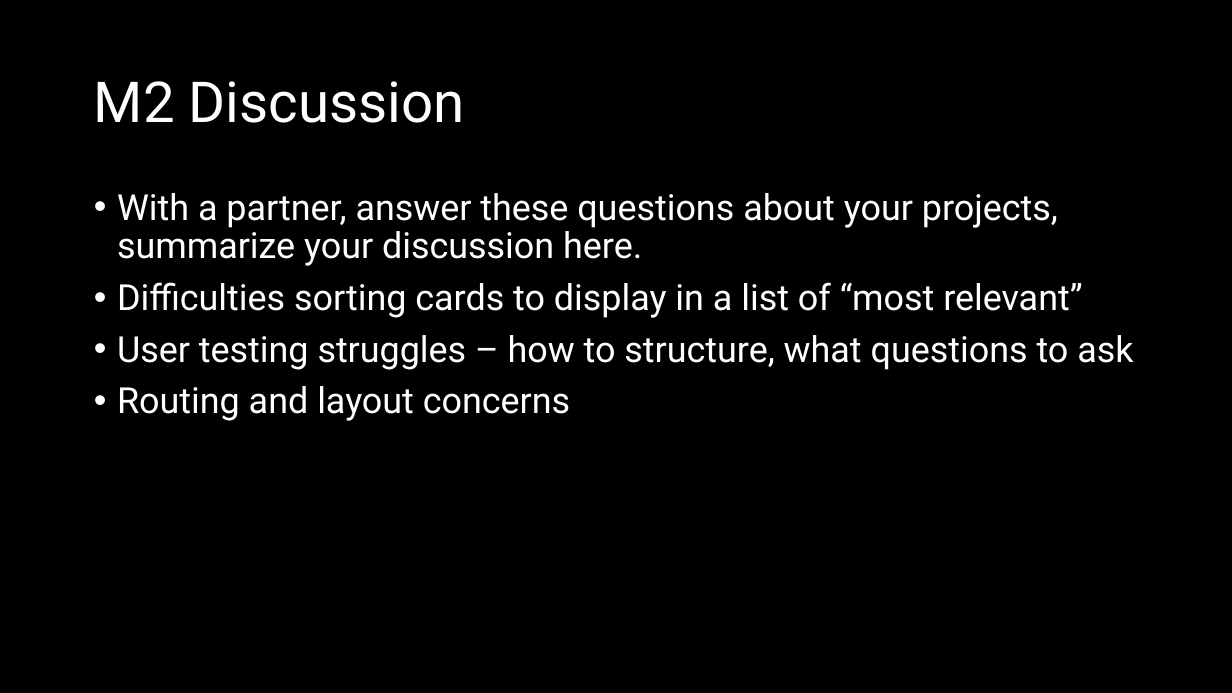
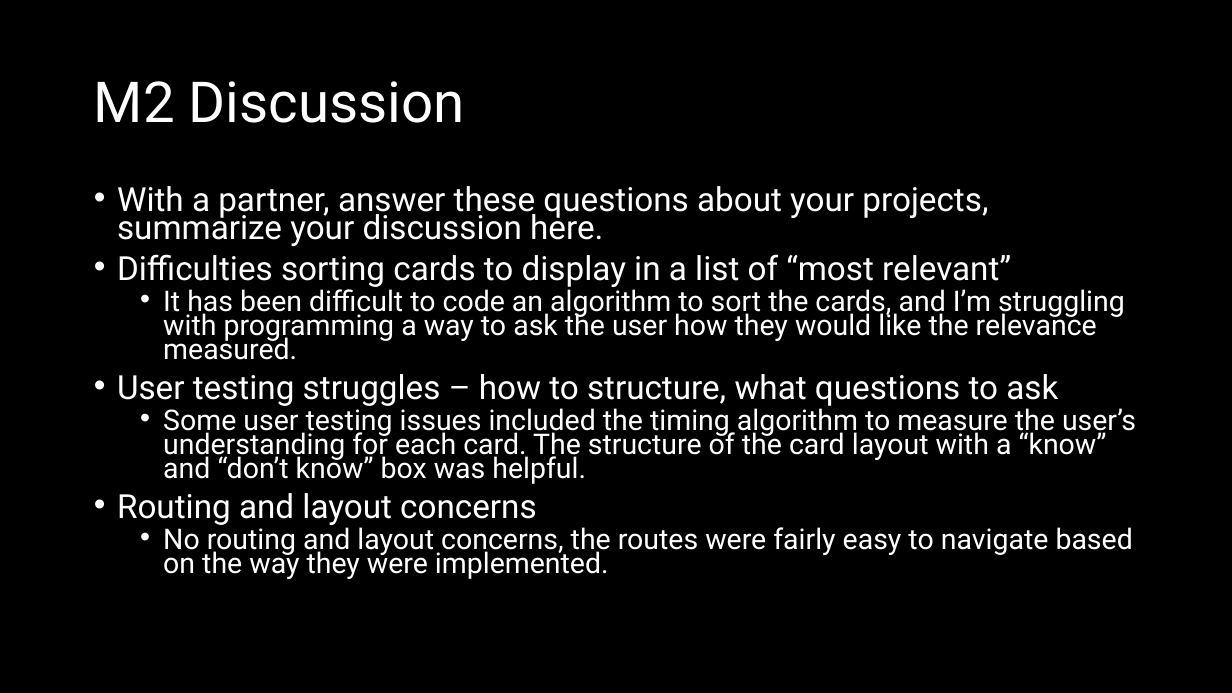
Before and after one commit to eewmercer/CS311_Project2, a slide deck: slide 7 of CS311 P2 Process Document.pptx. Drawn at 1232x693 pixels with LibreOffice and Linux fonts; fonts in the diff are those of the drawing. Boxes give left, top, right and bottom in pixels: in the first picture for what was removed or moved away, otherwise in the second. Text is boxed around its words. In the diff, an @@ line names an element or a change of style, - is before the commit and + after.

```diff
--- a/CS311 P2 Process Document.pptx
+++ b/CS311 P2 Process Document.pptx
@@ text at bbox=[117, 186, 1058, 525]: size 28 to 25.9 pt in "With a partner, answer these questions about ...", "Difficulties sorting cards to display in a ...", "User testing struggles – how to structure, ...", "Routing and layout concerns"; line spacing 0.9 to 0.7 @@
@@ text at bbox=[163, 284, 1125, 360]: paragraph added @@
+  • It has been difficult to code an algorithm to sort the cards, and I’m struggling with programming a way to ask the user how they would like the relevance measured.
@@ text at bbox=[163, 403, 1136, 484]: paragraph added @@
+  • Some user testing issues included the timing algorithm to measure the user’s understanding for each card. The structure of the card layout with a “know” and “don’t know” box was helpful.
@@ text at bbox=[163, 522, 1133, 579]: paragraph added @@
+  • No routing and layout concerns, the routes were fairly easy to navigate based on the way they were implemented.
```
Also in this commit, not shown: 3 other slides changed, 21 other files.
